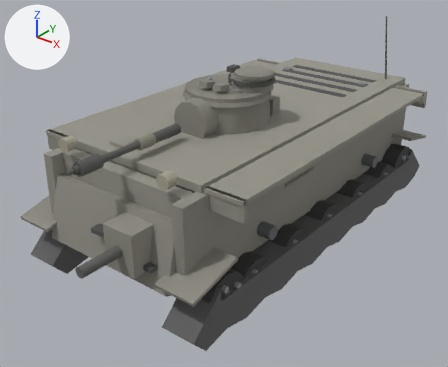
The glTF model client/assets/models/b1bis.glb, before and after one commit.
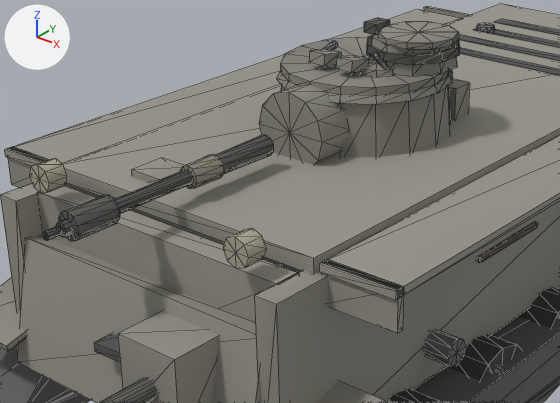
Each version is shown whole from a camera (50 mm lens) standing at (5.81, -8.05, 5.57) and looking at (-0.02, -0.76, 1.05), then close up on the part from 10% to 73% of the width and 15% to 70% of the height. The lights are fixed; the arrows at upper left show +X, +Y and +Z. The first two pictures are the older version. The close-ups show mesh edges as thin lines. Where no turn or scale is listed for an object, it has been applied to the vertices. Vertices at exactly the same position are counted once.

Names of what the first close-up shows: 'barrel', 'glacis', 'hullSide', 'hullTop', 'lowerPlate', 'mantlet', 'tracks', 'turretFront', 'turretRoof', 'turretSide', 'wheel10', 'wheel9' and 2 more.
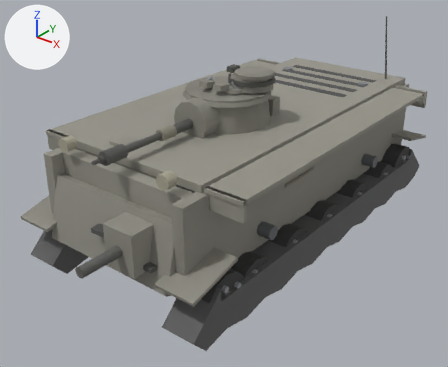
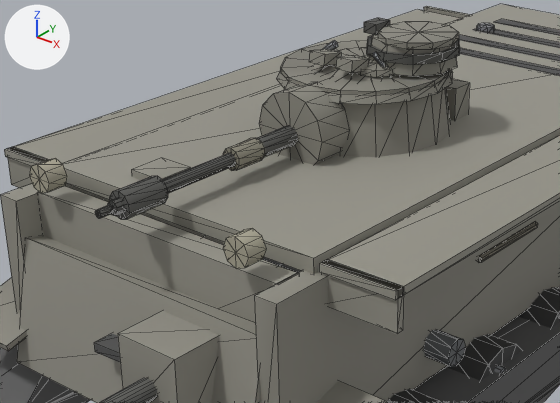
Boxes [x1, y1, x2, y2] around the edits, measured in the close-ups (560 x 403 px; the box of a moved part takes in the faces that stretch with it):
'barrel', moved
    before: [42, 135, 274, 241]
    after: [95, 125, 298, 219]
part 1 of me_mesh_23, moved or reshaped
    before: [280, 37, 448, 95]
    after: [280, 41, 448, 95]
part 2 of me_mesh_23, added
    after: [312, 48, 405, 81]

The change, as a list of edits to the scene's bpy script:
```text
Change me_mesh_23:
    used by ob_turretroof; location = (0.0, -0.7, 2.11)
    remove me_mesh_23.from_pydata(...)  # 217 vertices, 380 faces; spans x -0.665..0.695, y -0.665..0.665, z 0.51..0.91
    add me_mesh_23.from_pydata(...)  # 253 vertices, 444 faces; spans x -0.665..0.695, y -0.665..0.665, z 0.495..0.91
    me_mesh_23 part 1: the loose piece of 36 vertices spanning x -0.665..0.665, y -0.665..0.665, z 0.51..0.61 is scaled about its middle by (1, 1, 0.8), then moved by (0.0, 0.0, -0.02)
    me_mesh_23 part 2: a new loose piece of 36 vertices spanning x -0.616..0.616, y -0.616..0.616, z 0.495..0.625, in mat_turretroof_mat
Change ob_barrel:
    ob_barrel.location: (0.0, -1.9, 2.36) -> (0.0, -1.48, 2.36)
```
